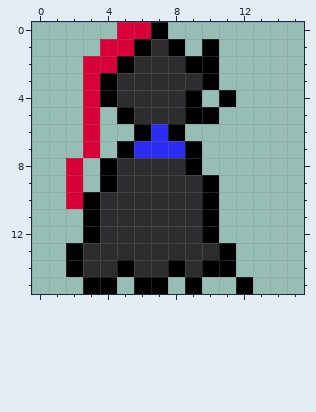
File history of a pixel-art sprite, shadow-labyrinth/Sandbox/resources/images/player/MCback2.png. Above is the file before it was changed.
The file is 16x16 pixels. Pixels under 10% opacity are left out. Colours within 5 levels of each other are drawn and written as one.
Once edited:
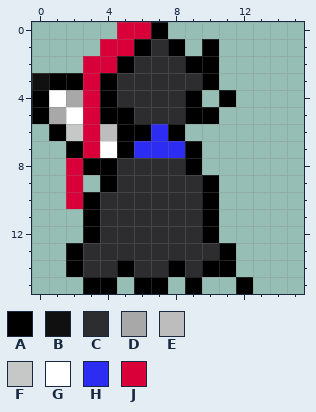
Palette (. is transparent): A #000000  B #111010  C #2d2d2f  D #a8a8a8  E #bdbdbd  F #c6c7c7  G #ffffff  H #2c2cf3  J #d9003a
Changes in this commit:
@@ x 0..7 @@
  2 ...JJACC
- 3 ...JACCC
- 4 ...JACCC
- 5 ...J.ACC
- 6 ...J..AH
- 7 ...J.AHH
- 8 ..J.ACCC
+ 3 BAAJACCC
+ 4 AGDJACCC
+ 5 ADGJAACC
+ 6 .AFJEAAH
+ 7 ..AJGAHH
+ 8 ..JAACCC
  9 ..J.ACCC
Pixel boxes of the changes (left, top, right, bottom) in both pictures:
added: (32, 73, 134, 175)
